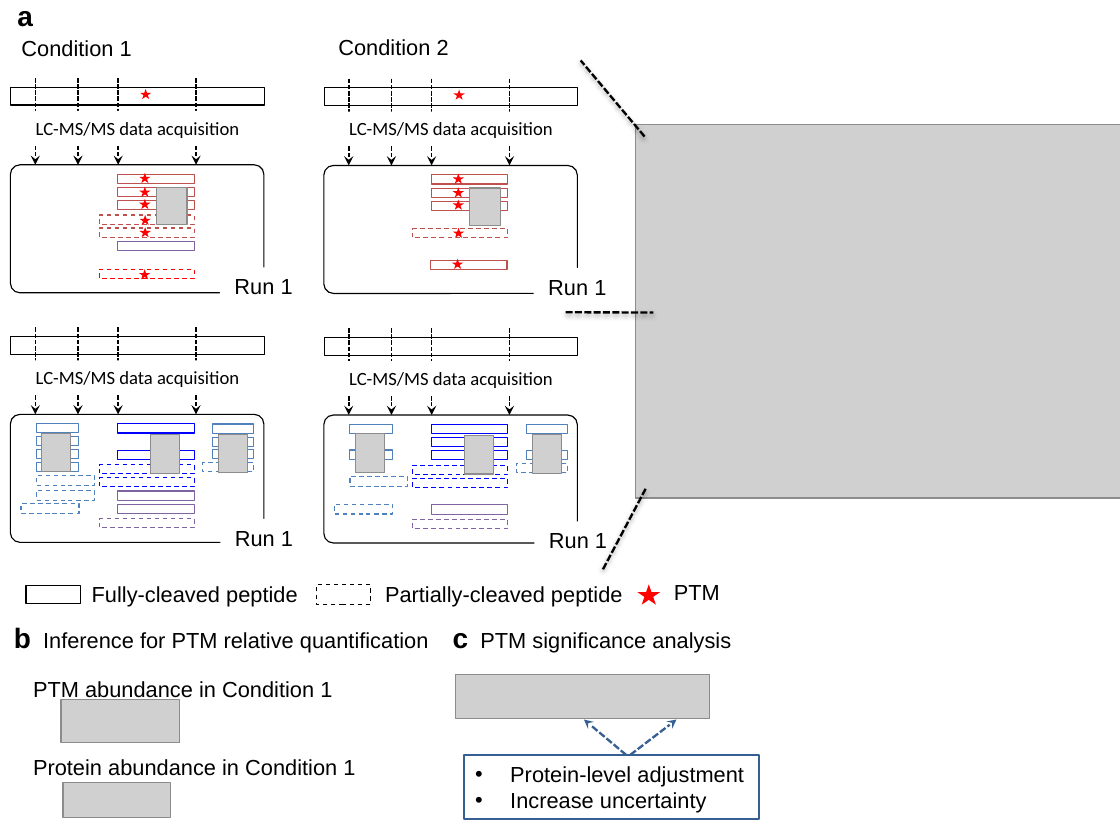
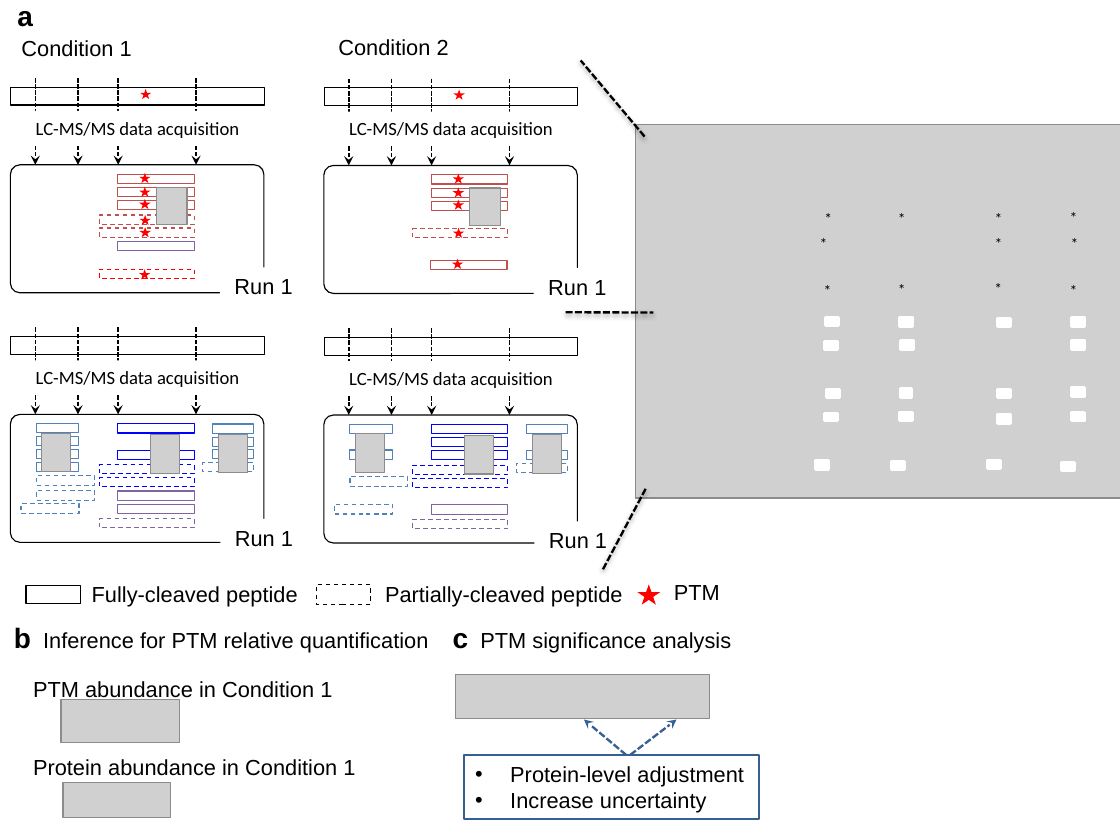
Before and after one commit to Vitek-Lab/MSstatsPTM-manuscript, a slide deck: slide 4 of main/ptm_fig.pptx. Drawn at 1120x840 pixels with LibreOffice and Linux fonts; fonts in the diff are those of the drawing; grey boxes stand for pictures; background and template pictures are left out. Boxes give left, top, right and bottom in pixels: in the first picture for what was removed or moved away, otherwise in the second. Text is boxed around its words. In the diff, an @@ line names an element or a change of style, - is before the commit and + after.

```diff
--- a/main/ptm_fig.pptx
+++ b/main/ptm_fig.pptx
@@ text added at [813,204,837,234], 10 pt, text #000000 @@
+*
@@ text added at [887,204,911,234], 10 pt, text #000000 @@
+*
@@ text added at [983,203,1007,233], 10 pt, text #000000 @@
+*
@@ text added at [1058,203,1082,233], 10 pt, text #000000 @@
+*
@@ text added at [818,228,830,259], 10 pt, text #000000 @@
+*
@@ text added at [983,228,1007,259], 10 pt, text #000000 @@
+*
@@ text added at [1060,228,1083,259], 10 pt, text #000000 @@
+*
@@ text added at [813,276,837,306], 10 pt, text #000000 @@
+*
@@ text added at [887,274,911,305], 10 pt, text #000000 @@
+*
@@ text added at [983,273,1007,304], 10 pt, text #000000 @@
+*
@@ text added at [1058,276,1082,306], 10 pt, text #000000 @@
+*
@@ rectangle added at [825,317,838,325], fill #FFFFFF, outline #FFFFFF 2 pt @@
@@ rectangle added at [899,318,912,326], fill #FFFFFF, outline #FFFFFF 2 pt @@
@@ rectangle added at [998,319,1010,327], fill #FFFFFF, outline #FFFFFF 2 pt @@
@@ rectangle added at [1072,318,1084,326], fill #FFFFFF, outline #FFFFFF 2 pt @@
@@ rectangle added at [824,342,837,349], fill #FFFFFF, outline #FFFFFF 2 pt @@
@@ rectangle added at [900,340,913,348], fill #FFFFFF, outline #FFFFFF 2 pt @@
@@ rectangle added at [1072,340,1084,348], fill #FFFFFF, outline #FFFFFF 2 pt @@
@@ rectangle added at [900,389,912,398], fill #FFFFFF, outline #FFFFFF 2 pt @@
@@ rectangle added at [998,389,1010,396], fill #FFFFFF, outline #FFFFFF 2 pt @@
@@ rectangle added at [1071,388,1083,395], fill #FFFFFF, outline #FFFFFF 2 pt @@
@@ rectangle added at [824,413,837,420], fill #FFFFFF, outline #FFFFFF 2 pt @@
@@ rectangle added at [827,390,839,398], fill #FFFFFF, outline #FFFFFF 2 pt @@
@@ rectangle added at [899,412,912,420], fill #FFFFFF, outline #FFFFFF 2 pt @@
@@ rectangle added at [998,416,1010,423], fill #FFFFFF, outline #FFFFFF 2 pt @@
@@ rectangle added at [1071,413,1083,421], fill #FFFFFF, outline #FFFFFF 2 pt @@
@@ rectangle added at [815,460,828,468], fill #FFFFFF, outline #FFFFFF 2 pt @@
@@ rectangle added at [892,461,904,469], fill #FFFFFF, outline #FFFFFF 2 pt @@
@@ rectangle added at [988,460,1000,468], fill #FFFFFF, outline #FFFFFF 2 pt @@
@@ rectangle added at [1062,463,1074,470], fill #FFFFFF, outline #FFFFFF 2 pt @@
```
Also in this commit, not shown: 17 other files.
